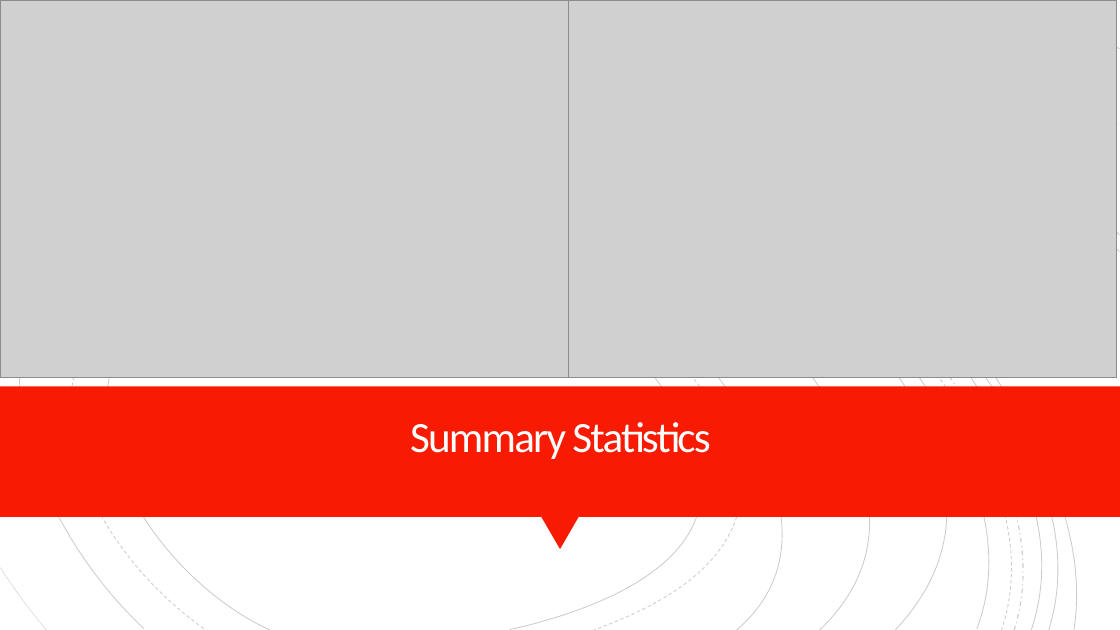
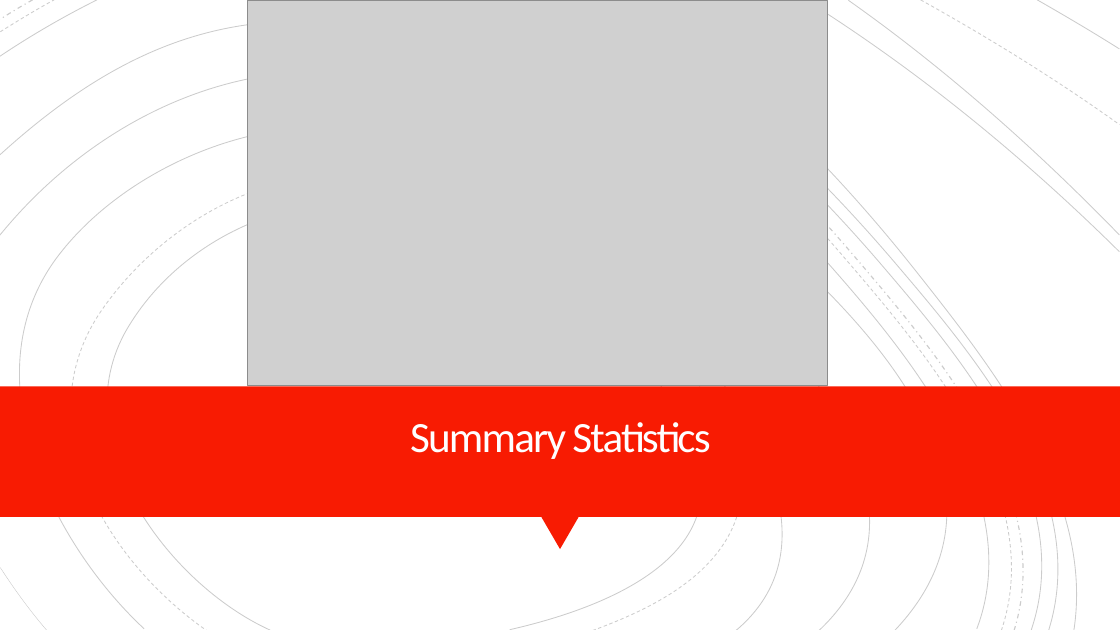
Before and after one commit to davepalazzo/Sentiment_Analysis_S-P_500, a slide deck: slide 6 of Economic_Forecasting.pptx. Drawn at 1120x630 pixels with LibreOffice and Linux fonts; fonts in the diff are those of the drawing; grey boxes stand for pictures. Boxes give left, top, right and bottom in pixels: in the first picture for what was removed or moved away, otherwise in the second. Text is boxed around its words. In the diff, an @@ line names an element or a change of style, - is before the commit and + after.

```diff
--- a/Economic_Forecasting.pptx
+++ b/Economic_Forecasting.pptx
@@ picture: place and size @@
-picture at (0, 0, 569, 377)
+picture at (248, 0, 828, 385)
@@ picture removed at (564, 0, 1117, 378) @@
```
